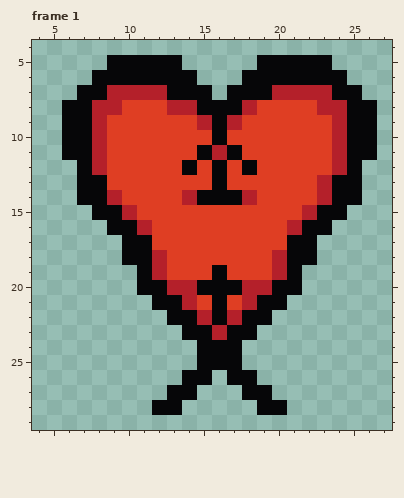
Pixel-art file: Assets/Sprites/Health_Ui_v1.aseprite. Above: the version before the commit.
32x32 pixels, 1 frame. Shown: frame 1: x 4..27, y 4..29. The commit also changed other frames, which this record leaves out.
The same view after the edit:
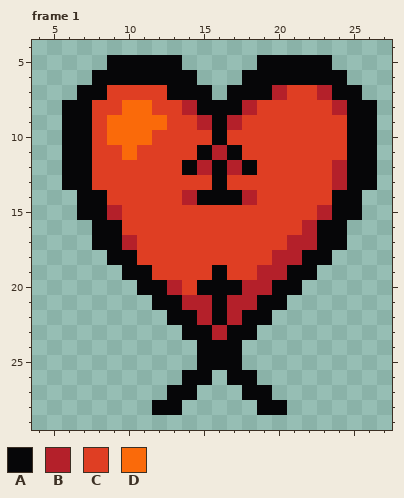
Palette (. is transparent): A #060608  B #b4202a  C #df3e23  D #fa6a0a
The exact change:
{"where": "frame 1, layer \"FullHeart\""}
{"frame":1,"y":7,"x":9,"old":"BBBB","new":"CCCC"}
{"frame":1,"y":7,"x":21,"old":"BB","new":"CC"}
{"frame":1,"y":8,"x":8,"old":"BBCC","new":"CCDD"}
{"frame":1,"y":8,"x":13,"old":"B","new":"C"}
{"frame":1,"y":8,"x":23,"old":"B","new":"C"}
{"frame":1,"y":9,"x":8,"old":"BCCCC","new":"CDDDD"}
{"frame":1,"y":9,"x":24,"old":"B","new":"C"}
{"frame":1,"y":10,"x":8,"old":"BCCC","new":"CDDD"}
{"frame":1,"y":10,"x":24,"old":"B","new":"C"}
{"frame":1,"y":11,"x":8,"old":"B","new":"C"}
{"frame":1,"y":11,"x":10,"old":"C","new":"D"}
{"frame":1,"y":11,"x":24,"old":"B","new":"C"}
{"frame":1,"y":12,"x":6,"old":".","new":"A"}
{"frame":1,"y":12,"x":8,"old":"B","new":"C"}
{"frame":1,"y":12,"x":15,"old":"C","new":"B"}
{"frame":1,"y":12,"x":17,"old":"C","new":"B"}
{"frame":1,"y":12,"x":26,"old":".","new":"A"}
{"frame":1,"y":13,"x":6,"old":".","new":"A"}
{"frame":1,"y":13,"x":8,"old":"A","new":"C"}
{"frame":1,"y":13,"x":23,"old":"BA","new":"CB"}
{"frame":1,"y":13,"x":26,"old":".","new":"A"}
{"frame":1,"y":14,"x":9,"old":"B","new":"C"}
{"frame":1,"y":14,"x":23,"old":"B","new":"C"}
{"frame":1,"y":15,"x":7,"old":".","new":"A"}
{"frame":1,"y":15,"x":9,"old":"AB","new":"BC"}
{"frame":1,"y":15,"x":22,"old":"BA","new":"CB"}
{"frame":1,"y":15,"x":25,"old":".","new":"A"}
{"frame":1,"y":16,"x":8,"old":".","new":"A"}
{"frame":1,"y":16,"x":10,"old":"AB","new":"CC"}
{"frame":1,"y":16,"x":21,"old":"BA","new":"CB"}
{"frame":1,"y":16,"x":24,"old":".","new":"A"}
{"frame":1,"y":17,"x":8,"old":"..AA","new":"AABC"}
{"frame":1,"y":17,"x":21,"old":"AA..","new":"BBAA"}
{"frame":1,"y":18,"x":9,"old":".","new":"A"}
{"frame":1,"y":18,"x":11,"old":"AB","new":"CC"}
{"frame":1,"y":18,"x":21,"old":"A","new":"B"}
{"frame":1,"y":18,"x":23,"old":".","new":"A"}
{"frame":1,"y":19,"x":10,"old":".","new":"A"}
{"frame":1,"y":19,"x":12,"old":"B","new":"C"}
{"frame":1,"y":19,"x":19,"old":"C","new":"B"}
{"frame":1,"y":19,"x":22,"old":".","new":"A"}
{"frame":1,"y":20,"x":14,"old":"B","new":"C"}
{"frame":1,"y":21,"x":15,"old":"C","new":"B"}
{"frame":1,"y":21,"x":17,"old":"C","new":"B"}
